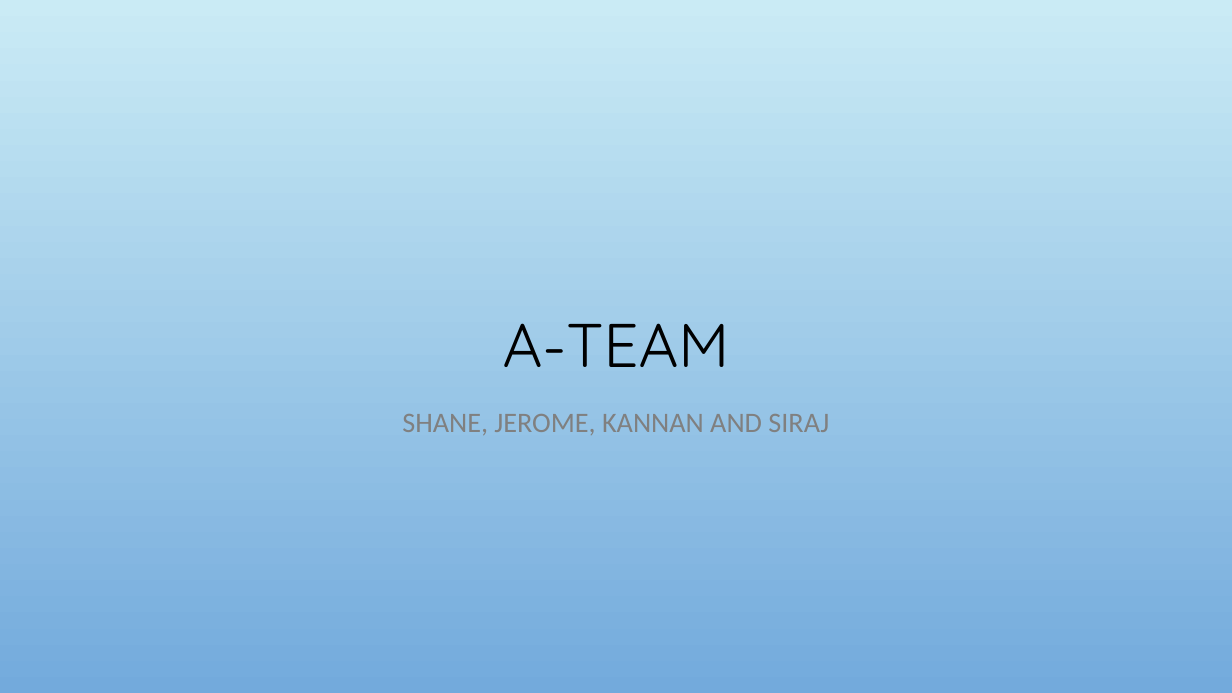
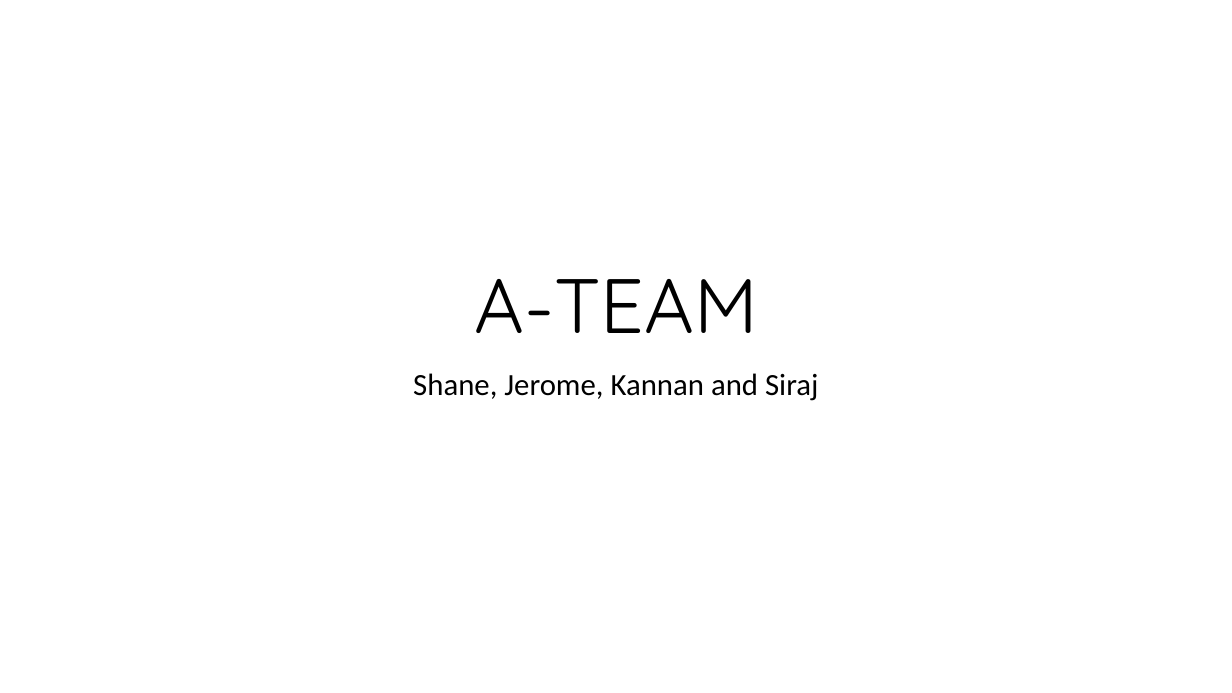
Before and after one commit to Siraj2493/Project-1, a slide deck: slide 1 of A-TEAM Presentation.pptx. Drawn at 1232x693 pixels with LibreOffice and Linux fonts; fonts in the diff are those of the drawing; background and template pictures are left out. Boxes give left, top, right and bottom in pixels: in the first picture for what was removed or moved away, otherwise in the second. Text is boxed around its words. In the diff, an @@ line names an element or a change of style, - is before the commit and + after.

```diff
--- a/A-TEAM Presentation.pptx
+++ b/A-TEAM Presentation.pptx
@@ background picture (left out) to #FFFFFF @@
@@ title "A-TEAM": place and size @@
-title "A-TEAM" at (503, 323, 730, 367)
+title "A-TEAM" at (474, 279, 758, 333)
@@ title "A-TEAM" at (474, 279, 758, 333): size 48 to 60 pt @@
@@ subtitle at (413, 373, 818, 401): text changed; size 22 to 24 pt; text colour #808080 to #000000 @@
-SHANE, JEROME, KANNAN AND SIRAJ
+Shane, Jerome, Kannan and Siraj
```
Also in this commit, not shown: 7 other slides changed, 5 slides added, 1 slide removed, 1 other file.
